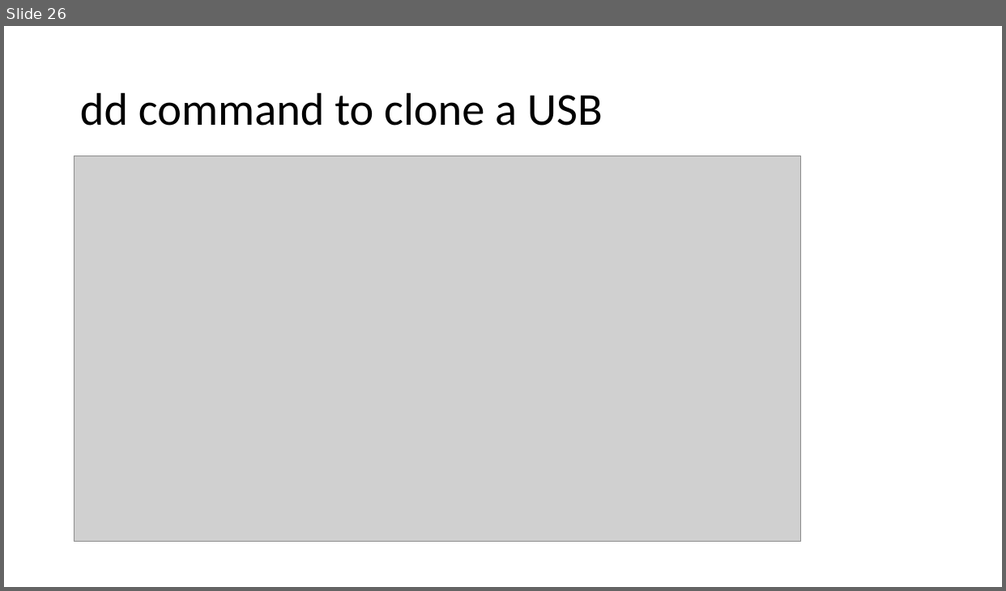
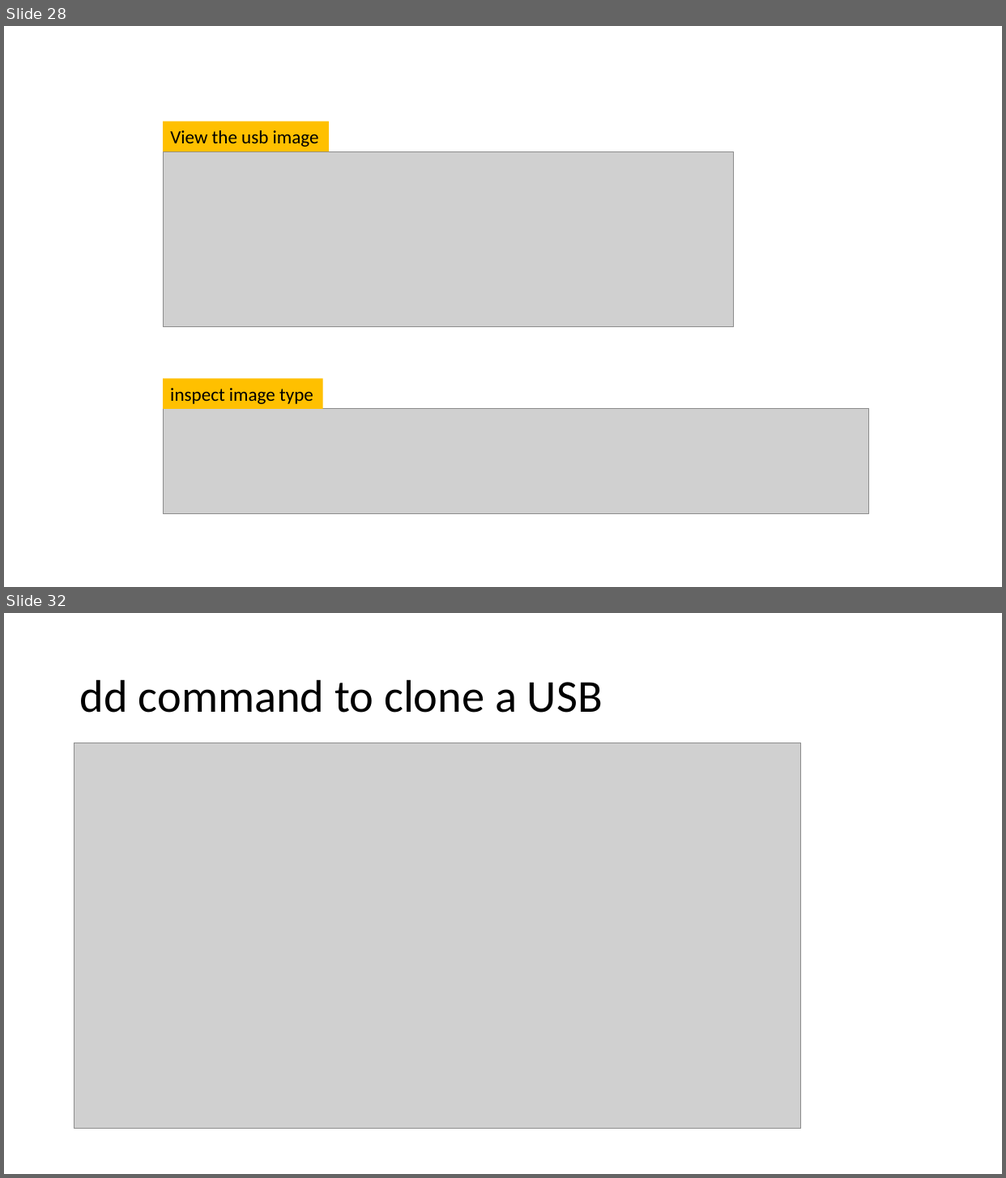
Before and after one commit to frankwxu/Digital-Forensics-Basic-Book, a slide deck: PPTs/Ch8_USB_Image_Acquisition.pptx. Shown one above the other, each under a label of ours: slide 26 before the commit, slides 28 and 32 after it; the slides between them are not shown. The pictures are 1006x591 and 1006x1178 pixels, drawn with LibreOffice and Linux fonts; fonts in the diff are those of the drawing; grey boxes stand for pictures; background and template pictures are left out. Boxes give left, top, right and bottom in pixels: in the first picture for what was removed or moved away, otherwise in the second. Text is boxed around its words. In the diff, an @@ line names an element or a change of style, - is before the commit and + after.

Commit message:
update Ch8 USB Image Acquisition presentation for Digital Forensics

```diff
--- a/PPTs/Ch8_USB_Image_Acquisition.pptx
+++ b/PPTs/Ch8_USB_Image_Acquisition.pptx
@@ slide 28 added at [4, 26, 1002, 587], background #FFFFFF @@
@@ rectangle added at [163, 121, 328, 151], fill #FFC000, 18 pt, text #000000 @@
+View the usb image
@@ picture added at [163, 152, 734, 327] @@
@@ rectangle added at [163, 378, 323, 408], fill #FFC000, 18 pt, text #000000 @@
+inspect image type
@@ picture added at [163, 409, 868, 515] @@
@@ what was slide 26 is now slide 32 @@
```
Also in this commit, not shown: 5 other slides added.
